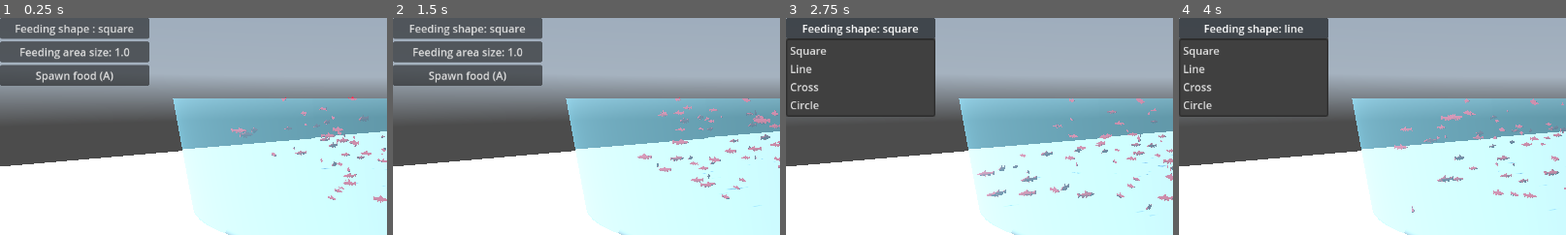
Above: before the commit, frames 1-4 (left to right).
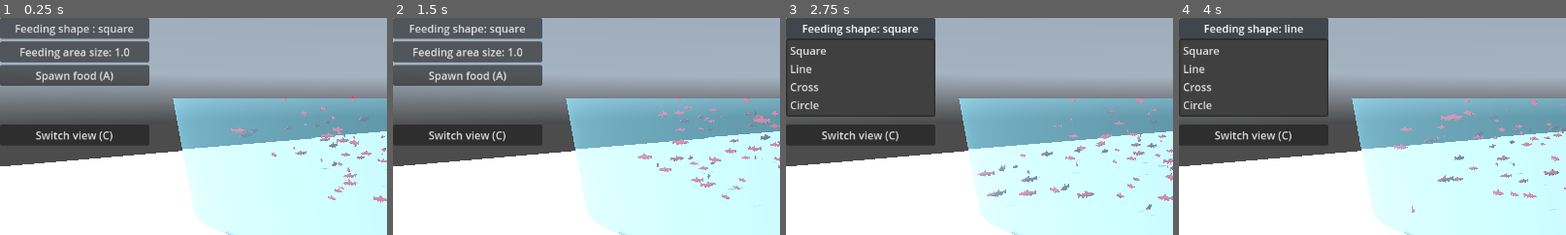
Above: after the commit, the same moments.

Repository: elegaanz/collective-behavior
Game: Godot game, scene res://Main.tscn
Two runs of this game, one before a commit and one after it. Both use one fixed random seed, a clock stepped at 60 frames per second and the inputs below. A sky picture missing from this copy of the repository is replaced by a grey-blue gradient.
Inputs:
- Up to frame 1 (0.25 s): no input
- Up to frame 2 (1.5 s): click "Feeding shape : square" at 0.5 s; click "Feeding area size: 1.0" at 1.25 s
- Up to frame 3 (2.75 s): click "Feeding shape: square" at 2 s
- Up to frame 4 (4 s): click "Spawn food (A)" at 2.75 s; click "Feeding shape: line" at 3.5 s
The pictures show only the part of the screen within x 0-50%, y 0-50%; the shares and areas given below are measured in that part.

The runs differ from the first frame. In frame 1, 3.4% of the frame differs, in the area x 0-39%, y 49-59%; in frame 2, 3.4%; in frame 3, 3.4%; in frame 4, 3.4%.

Commit message:
Camera button

Diff:
--- a/Main.tscn
+++ b/Main.tscn
@@ -110,4 +110,9 @@
 border_width = 0.0
 editor_only = false
 
+[node name="CameraButton" type="Button" parent="HFlowContainer"]
+layout_mode = 2
+text = "Switch view (C)"
+
 [connection signal="pressed" from="HFlowContainer/SpawnButton" to="." method="_on_spawn_button_pressed"]
+[connection signal="pressed" from="HFlowContainer/CameraButton" to="." method="_on_camera_button_pressed"]
